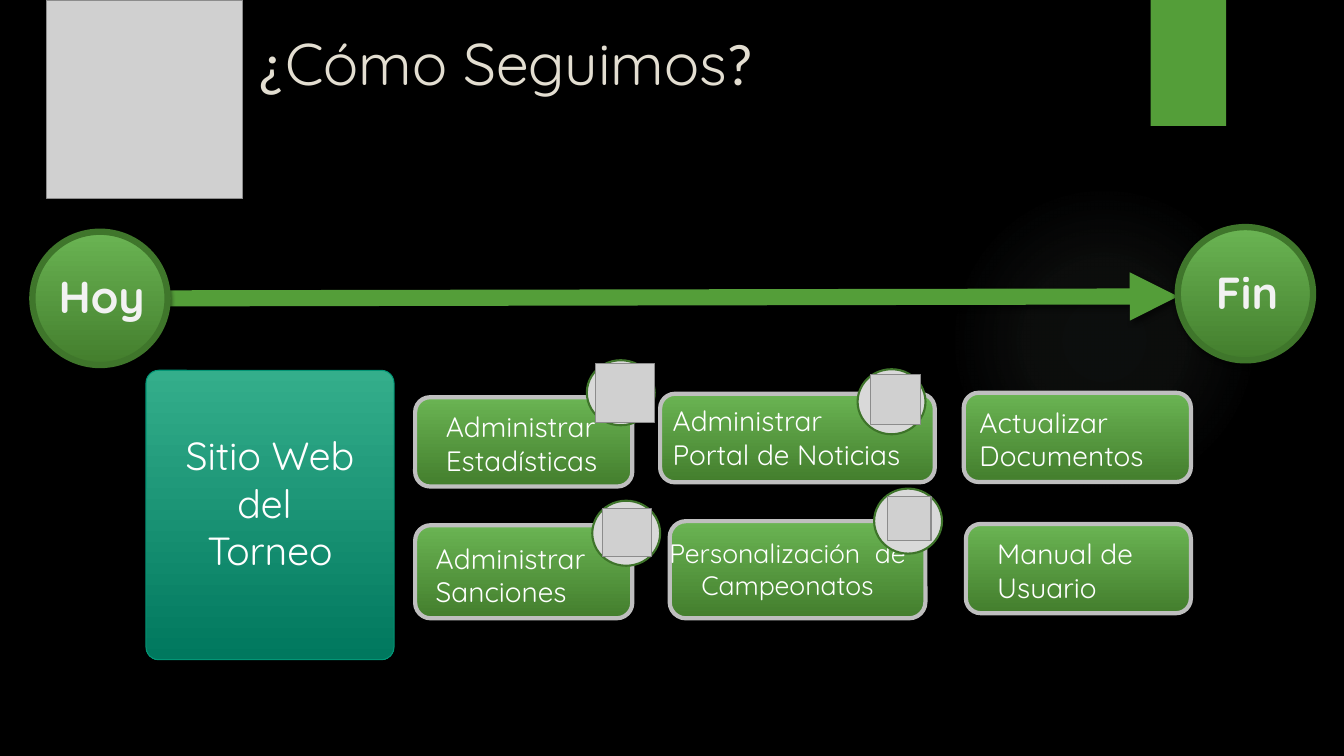
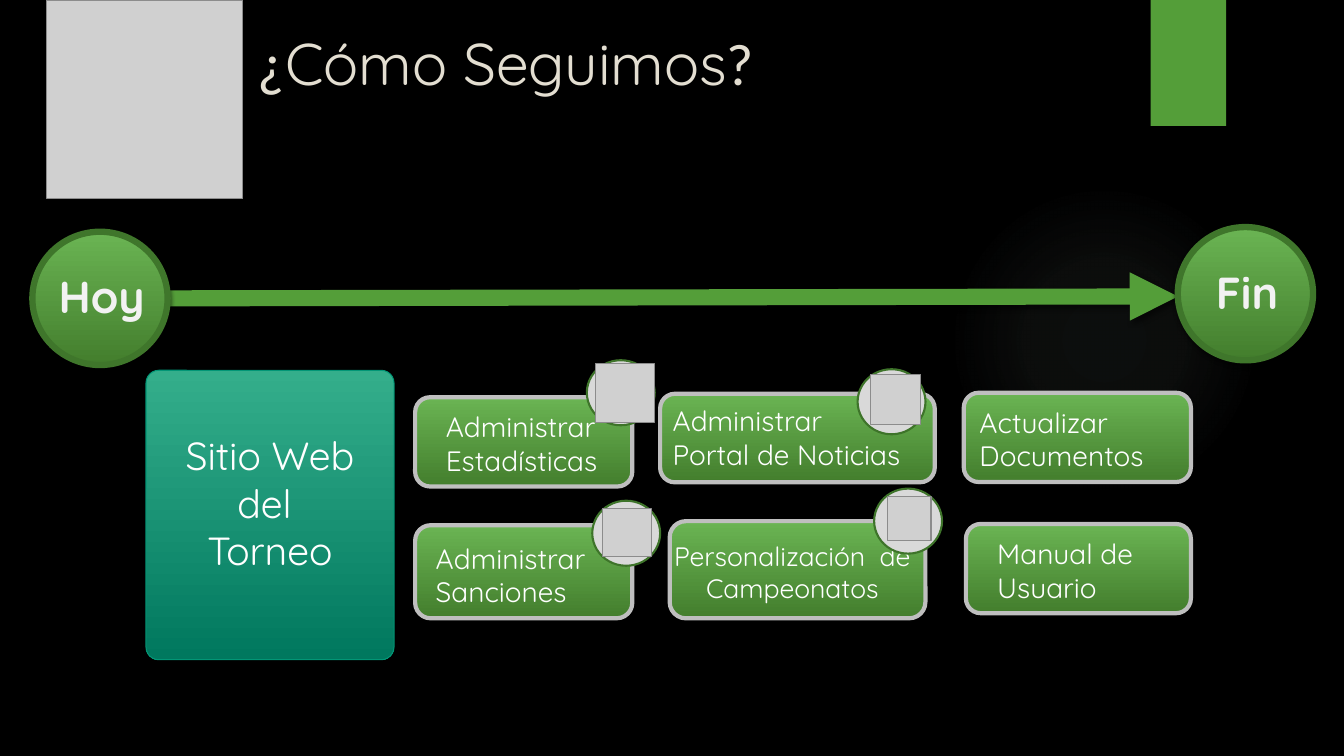
Before and after one commit to fallemand/quegolazo, a slide deck: slide 11 of Documentacion/Presentación Regularidad/Presentación Regularidad.pptx (slide 10 before the commit). Drawn at 1344x756 pixels with LibreOffice and Linux fonts; fonts in the diff are those of the drawing; grey boxes stand for pictures; background and template pictures are left out. Boxes give left, top, right and bottom in pixels: in the first picture for what was removed or moved away, otherwise in the second. Text is boxed around its words. In the diff, an @@ line names an element or a change of style, - is before the commit and + after.

```diff
--- a/Documentacion/Presentación Regularidad/Presentación Regularidad.pptx
+++ b/Documentacion/Presentación Regularidad/Presentación Regularidad.pptx
@@ text "Personalización de Campeonatos": place and size @@
-text "Personalización de Campeonatos" at box(669, 536, 906, 600)
+text "Personalización de Campeonatos" at box(674, 539, 911, 603)
```
Also in this commit, not shown: 1 slide added.
